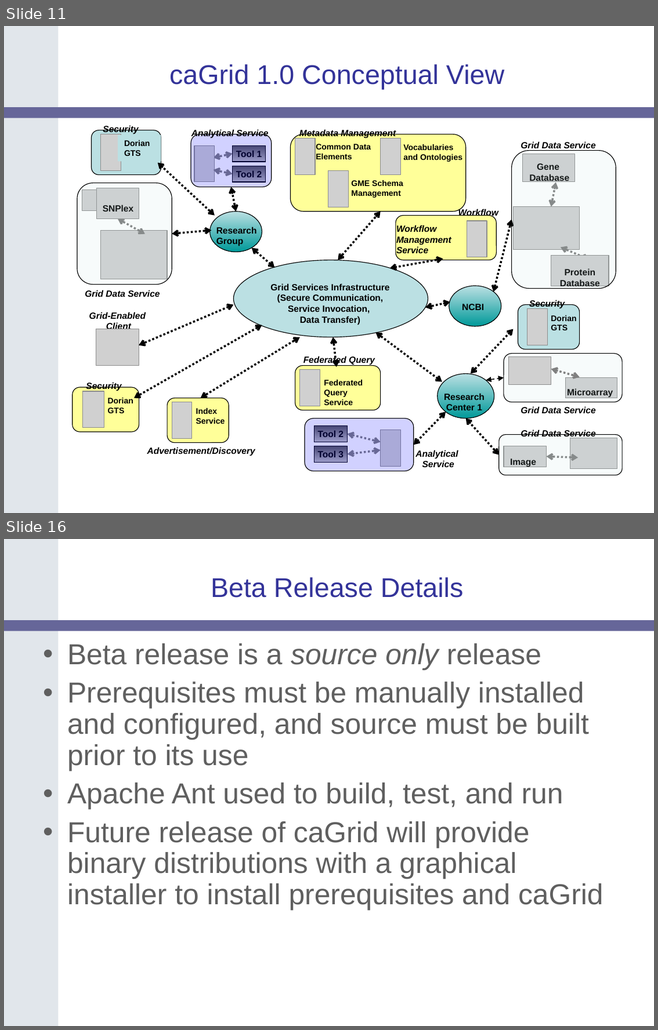
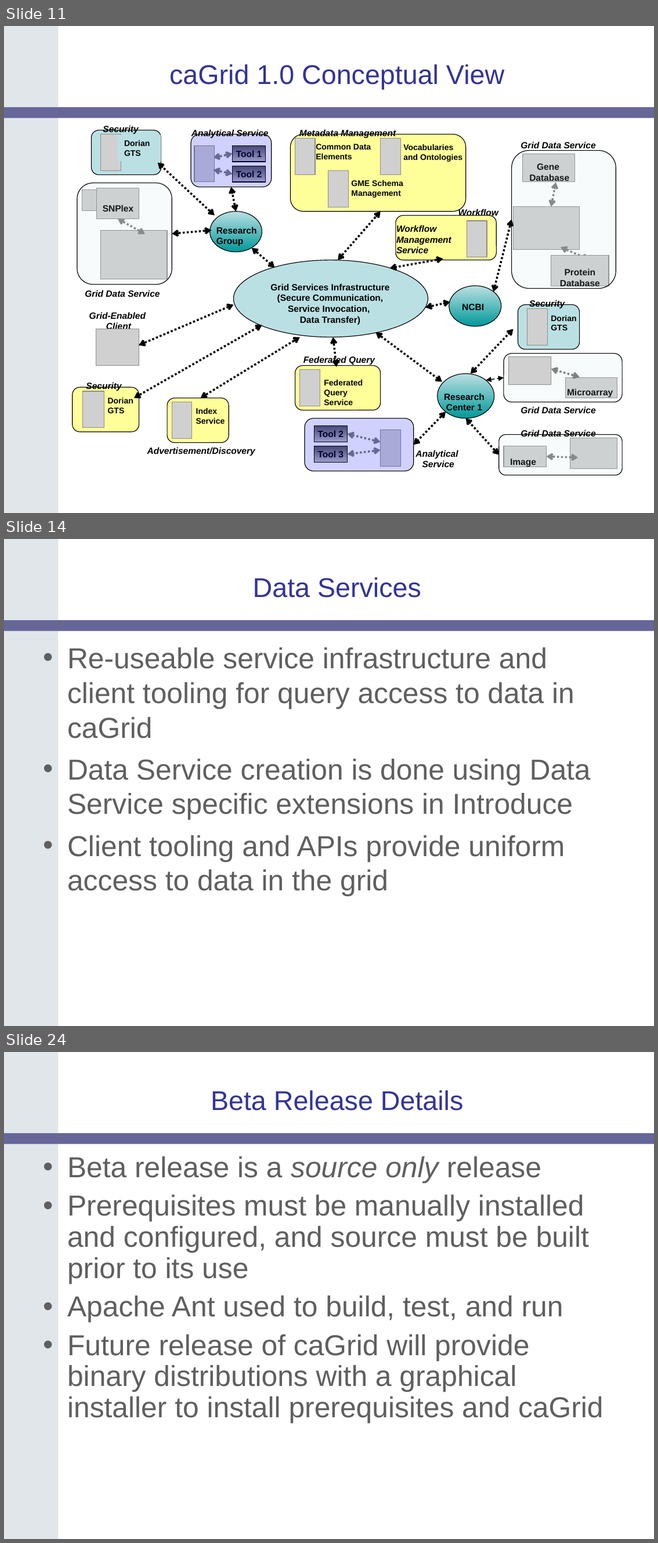
Before and after one commit to NCIP/cagrid-portal, a slide deck: cagrid-1-0/Documentation/presentations/200607_VCDE_ARCH/caGrid-1.0_Beta_Release.ppt. Shown one above the other, each under a label of ours: slides 11 and 16 before the commit, slides 11, 14 and 24 after it; the slides between them are not shown. The pictures are 658x1030 and 658x1543 pixels, drawn with LibreOffice and Linux fonts; fonts in the diff are those of the drawing; grey boxes stand for pictures; background and template pictures are left out. Boxes give left, top, right and bottom in pixels: in the first picture for what was removed or moved away, otherwise in the second. Text is boxed around its words. In the diff, an @@ line names an element or a change of style, - is before the commit and + after.

```diff
--- a/cagrid-1-0/Documentation/presentations/200607_VCDE_ARCH/caGrid-1.0_Beta_Release.ppt
+++ b/cagrid-1-0/Documentation/presentations/200607_VCDE_ARCH/caGrid-1.0_Beta_Release.ppt
@@ slide 14 added at [4, 539, 654, 1026], background #FFFFFF; not listed: 2 template elements that a slide beside it also shows @@
@@ title added at [253, 577, 421, 598], 30 pt, text #333399 @@
+Data Services
@@ text added at [67, 647, 590, 897], 32 pt, text #5F5F5F @@
+• Re-useable service infrastructure and client tooling for query access to data in caGrid
+• Data Service creation is done using Data Service specific extensions in Introduce
+• Client tooling and APIs provide uniform access to data in the grid
@@ what was slide 16 is now slide 24 @@
```
Also in this commit, not shown: 2 slides changed, 13 other slides added, 6 slides removed.
